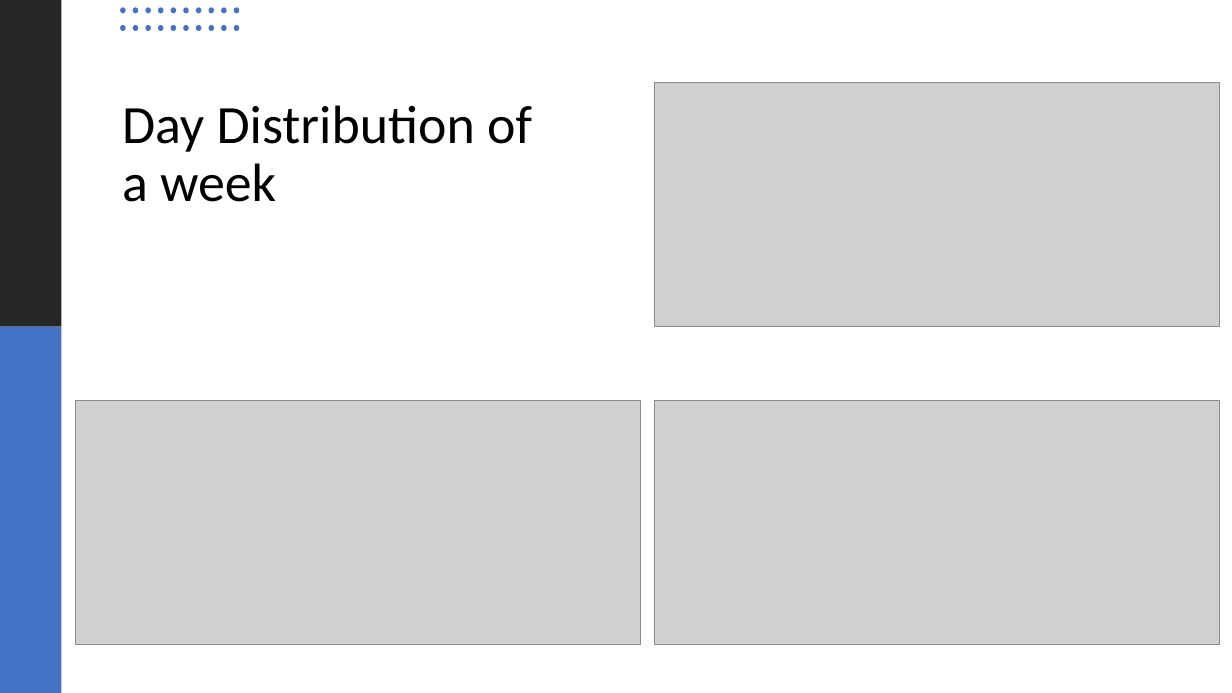
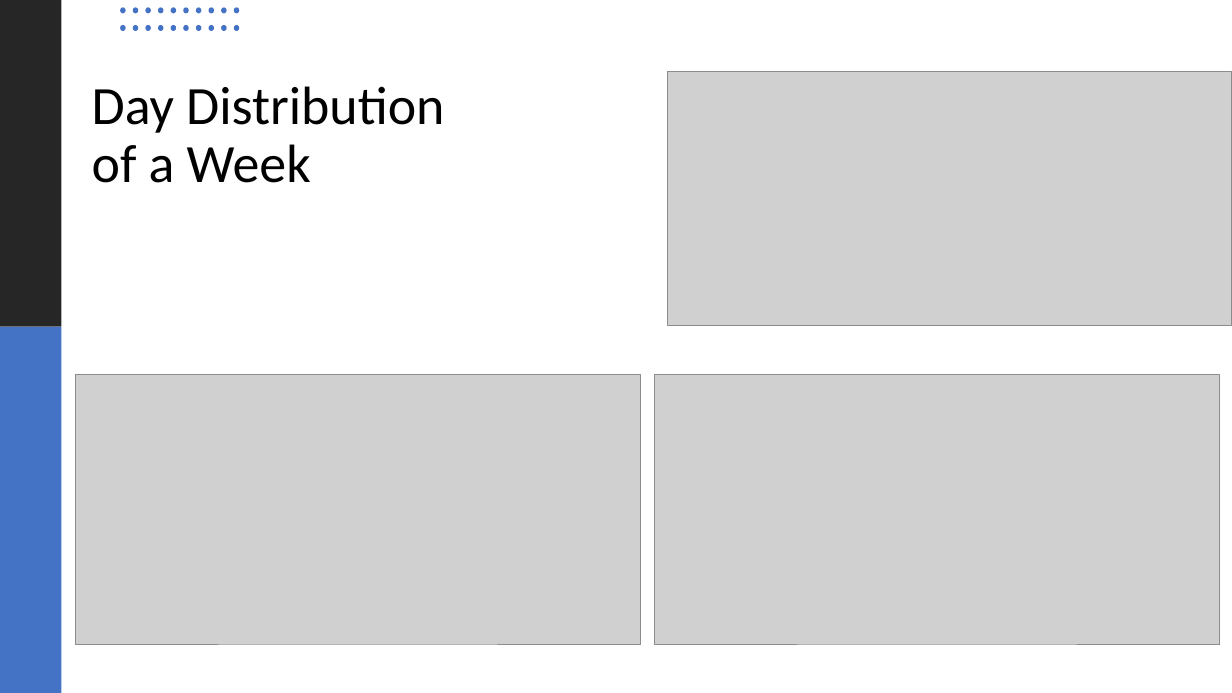
Before and after one commit to jeff-lin1422/DA-Case-Studies-Cyclistic, a slide deck: slide 5 of Case Study for Cyclistic.pptx. Drawn at 1232x693 pixels with LibreOffice and Linux fonts; fonts in the diff are those of the drawing; grey boxes stand for pictures. Boxes give left, top, right and bottom in pixels: in the first picture for what was removed or moved away, otherwise in the second. Text is boxed around its words. In the diff, an @@ line names an element or a change of style, - is before the commit and + after.

```diff
--- a/Case Study for Cyclistic.pptx
+++ b/Case Study for Cyclistic.pptx
@@ text at [92, 86, 444, 183]: text changed @@
-Day Distribution of a week
+Day Distribution of a Week
@@ picture: place and size @@
-picture at [655, 83, 1220, 327]
+picture at [667, 71, 1232, 325]
@@ picture: place and size @@
-picture at [76, 400, 640, 644]
+picture at [76, 374, 640, 644]
@@ picture: place and size @@
-picture at [655, 400, 1220, 644]
+picture at [655, 374, 1220, 644]
```
Also in this commit, not shown: 4 other slides changed.
